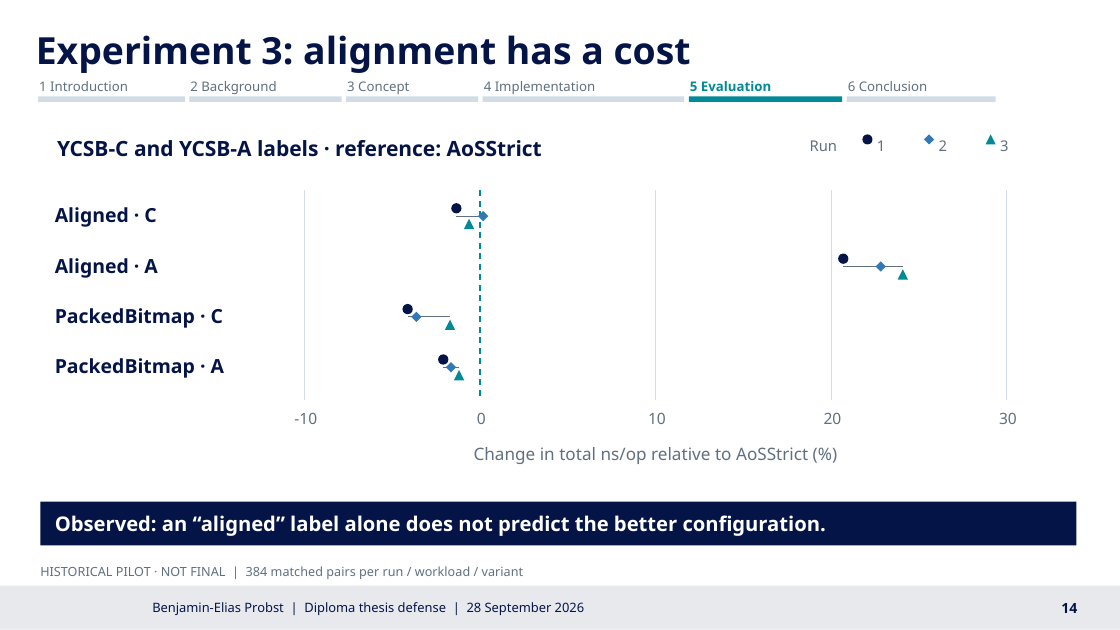
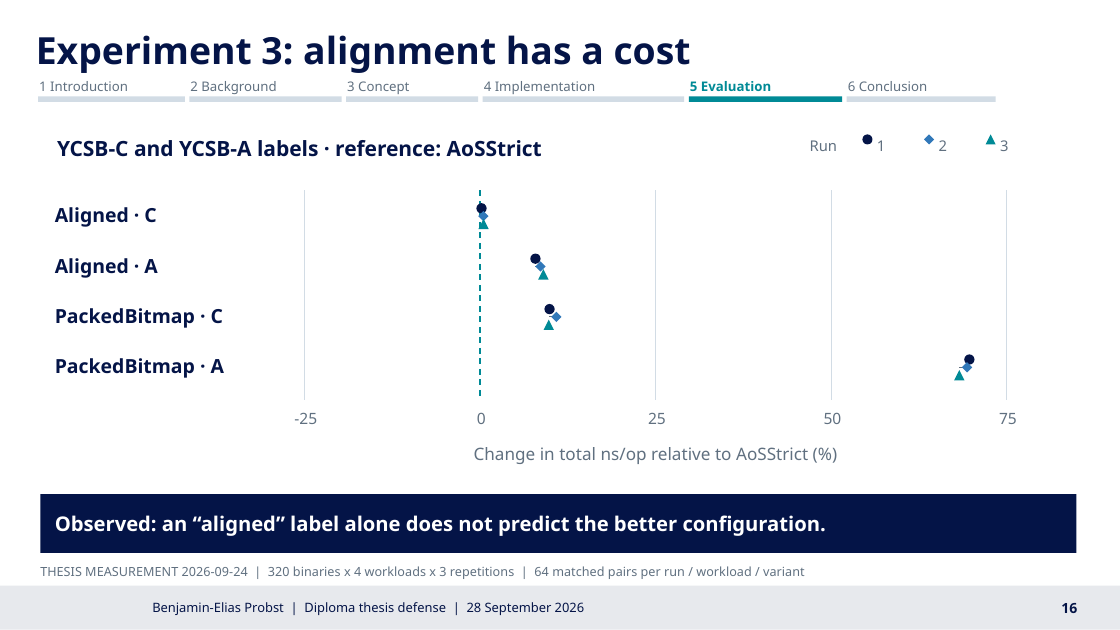
Before and after one commit to BenniProbst/probst-Diplomarbeit-cache-engine, a slide deck: slide 16 of docs/presentation/20260919 Cache_Engine_Defense_EN-cache-awareness_Composition.pptx (slide 14 before the commit). Drawn at 1120x630 pixels with LibreOffice and Linux fonts; fonts in the diff are those of the drawing; background and template pictures are left out. Boxes give left, top, right and bottom in pixels: in the first picture for what was removed or moved away, otherwise in the second. Text is boxed around its words. In the diff, an @@ line names an element or a change of style, - is before the commit and + after.

```diff
--- a/docs/presentation/20260919 Cache_Engine_Defense_EN-cache-awareness_Composition.pptx
+++ b/docs/presentation/20260919 Cache_Engine_Defense_EN-cache-awareness_Composition.pptx
@@ ellipse: place and size @@
-ellipse at [451, 203, 461, 213]
+ellipse at [476, 203, 486, 213]
@@ triangle: place and size @@
-triangle at [464, 218, 474, 228]
+triangle at [478, 218, 488, 228]
@@ line moved from (457, 216) - (483, 216) to (482, 216) - (484, 216) @@
@@ ellipse: place and size @@
-ellipse at [838, 253, 848, 263]
+ellipse at [531, 253, 541, 263]
@@ diamond: place and size @@
-diamond at [876, 261, 886, 271]
+diamond at [535, 261, 545, 271]
@@ line moved from (843, 267) - (903, 267) to (535, 267) - (543, 267) @@
@@ triangle: place and size @@
-triangle at [897, 269, 907, 279]
+triangle at [539, 269, 549, 279]
@@ triangle: place and size @@
-triangle at [445, 319, 455, 329]
+triangle at [543, 319, 553, 329]
@@ ellipse: place and size @@
-ellipse at [402, 304, 412, 314]
+ellipse at [544, 304, 554, 314]
@@ line moved from (408, 317) - (450, 317) to (549, 317) - (557, 317) @@
@@ diamond: place and size @@
-diamond at [411, 311, 421, 321]
+diamond at [551, 311, 561, 321]
@@ ellipse: place and size @@
-ellipse at [438, 354, 448, 364]
+ellipse at [964, 354, 974, 364]
@@ triangle: place and size @@
-triangle at [454, 370, 464, 380]
+triangle at [954, 370, 964, 380]
@@ line moved from (444, 367) - (459, 367) to (960, 367) - (970, 367) @@
@@ diamond: place and size @@
-diamond at [446, 362, 456, 372]
+diamond at [962, 362, 972, 372]
@@ text at [294, 413, 317, 424]: text changed @@
--10
+-25
@@ text at [648, 413, 666, 424]: text changed @@
-10
+25
@@ text at [824, 413, 842, 424]: text changed @@
-20
+50
@@ text at [999, 413, 1017, 424]: text changed @@
-30
+75
@@ rectangle: place and size @@
-rectangle at [40, 502, 1076, 545]
+rectangle at [40, 494, 1076, 552]
@@ text at [40, 566, 805, 579]: text changed @@
-HISTORICAL PILOT · NOT FINAL | 384 matched pairs per run / workload / variant
+THESIS MEASUREMENT 2026-09-24 | 320 binaries x 4 workloads x 3 repetitions | 64 matched pairs per run / workload / variant
@@ text at [1061, 603, 1077, 613]: text changed @@
-14
+16
```
Also in this commit, not shown: 15 other slides changed, 3 slides added, 3 other files.
